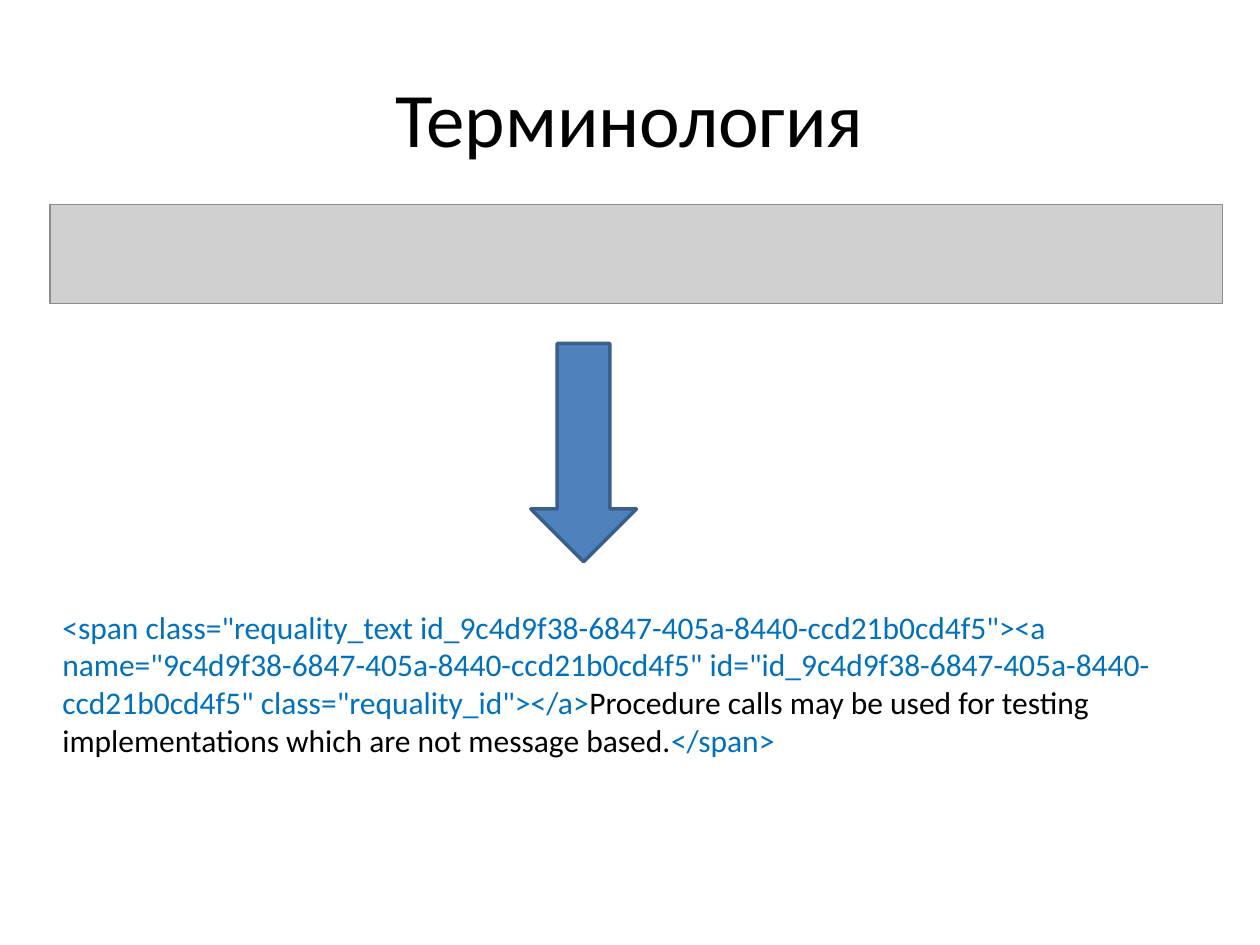
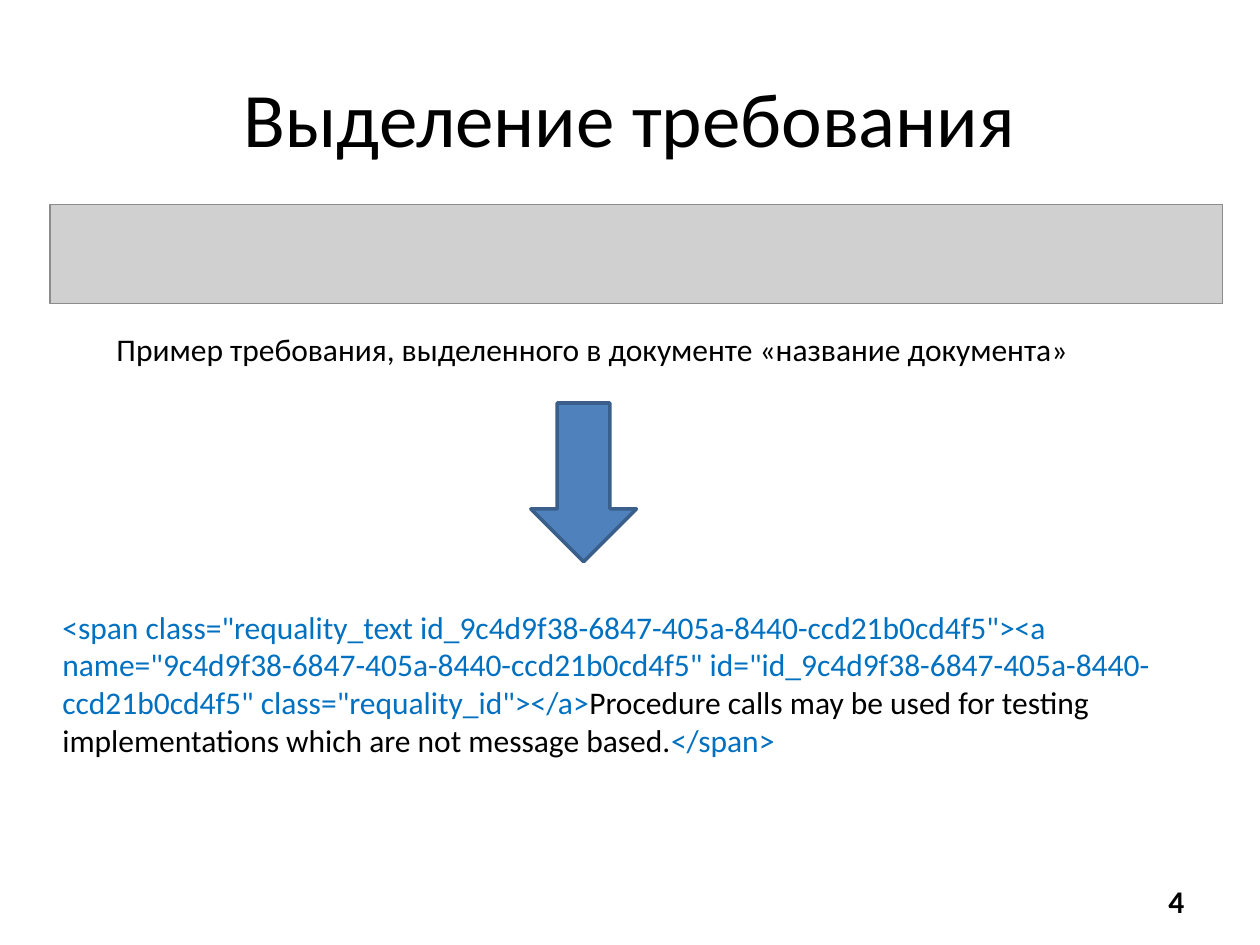
Before and after one commit to Revoltt/ReqSystem, a slide deck: slide 4 of diploma.pptx. Drawn at 1260x945 pixels with LibreOffice and Linux fonts; fonts in the diff are those of the drawing; grey boxes stand for pictures. Boxes give left, top, right and bottom in pixels: in the first picture for what was removed or moved away, otherwise in the second. Text is boxed around its words. In the diff, an @@ line names an element or a change of style, - is before the commit and + after.

Commit message:
renamed some files, added text and presentation v0.2

```diff
--- a/diploma.pptx
+++ b/diploma.pptx
@@ title at [244, 94, 1015, 160]: text changed @@
-Терминология
+Выделение требования
@@ text added at [116, 339, 1068, 367], 18 pt, text #000000 @@
+Пример требования, выделенного в документе «название документа»
@@ down arrow: place and size @@
-down arrow at [530, 344, 636, 562]
+down arrow at [530, 403, 636, 562]
@@ page number added at [1168, 892, 1184, 913], 18 pt, text #000000, bold @@
+4
```
Also in this commit, not shown: 7 other slides changed, 6 slides added, 3 slides removed, 8 other files.
